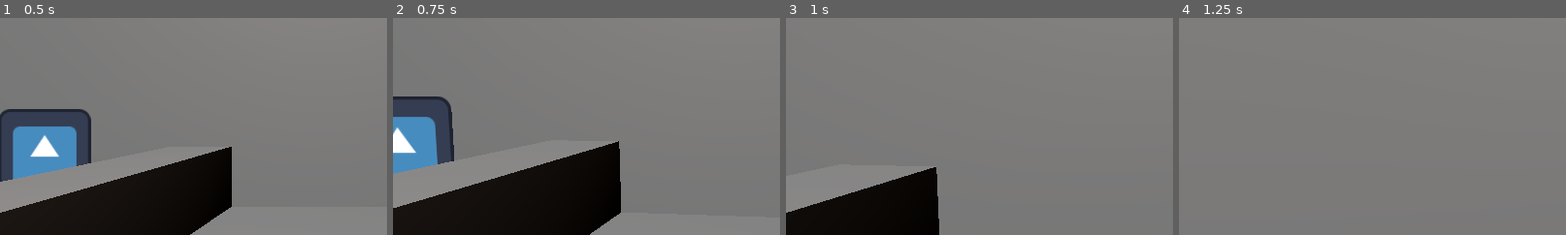
Above: before the commit, frames 1-4 (left to right).
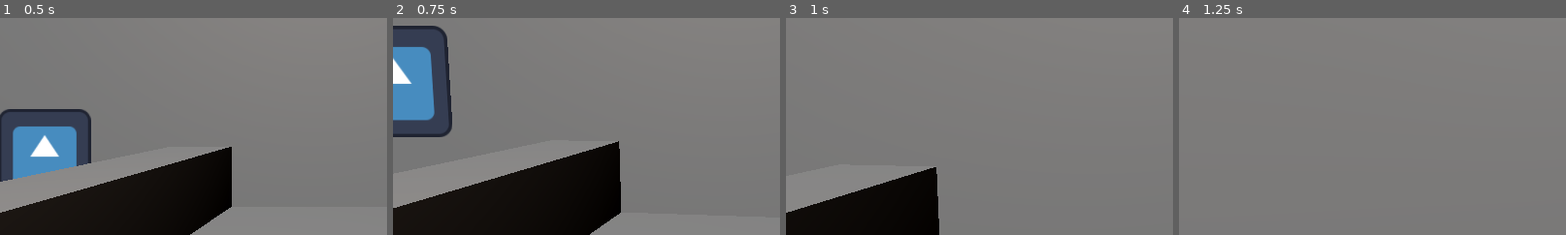
Above: after the commit, the same moments.

Repository: chybby/ldjam51
Game: Godot game, scene res://scenes/Game.tscn
Two runs of this game, one before a commit and one after it. Both use one fixed random seed, a clock stepped at 60 frames per second and the inputs below. The engine's default icon, where the game draws it, is replaced by a stand-in: a white triangle on a blue panel in a dark square.
Inputs (mouse positions are % of the whole screen's width and height, from its top left):
- Up to frame 1 (0.5 s): no input
- Up to frame 2 (0.75 s): tap Enter (ui_accept) at 0.5, 0.6 s; move the mouse to (49, 52) at 0.52 s; hold W (move_forward) from 0.53 s (still down)
- Up to frame 3 (1 s): keep holding W (move_forward); tap Enter (ui_accept) at 0.77 s
- Up to frame 4 (1.25 s): keep holding W (move_forward); tap Enter (ui_accept) at 1.07 s
The pictures show only the part of the screen within x 0-50%, y 31-81%; the shares and areas given below are measured in that part.

Frame 1 is identical in both runs. In frame 2, 8.9% of the frame differs, in the area x 0-16%, y 3-72%; in frame 3, nothing differs; in frame 4, nothing differs.

Commit message:
basic customer spawner

Diff:
--- a/scenes/Cafe.tscn
+++ b/scenes/Cafe.tscn
@@ -41,6 +41,20 @@
 
 [sub_resource type="PlaneMesh" id="PlaneMesh_7ha3h"]
 size = Vector2(10, 5)
+
+[sub_resource type="Curve3D" id="Curve3D_k1mva"]
+_data = {
+"points": PackedVector3Array(0, 0, 0, 0, 0, 0, -2.47678, 0.467091, -4.04601, 0, 0, 0, 0, 0, 0, -2.44114, 0.425802, 4.09396, 0, 0, 0, 0, 0, 0, -3.51358, 0.620775, 4.04303, 0, 0, 0, 0, 0, 0, -3.50295, 0.652888, -3.91613, 0, 0, 0, 0, 0, 0, -4.51651, 0.836391, -3.78595, 0, 0, 0, 0, 0, 0, -4.52381, 0.804278, 4.03207),
+"tilts": PackedFloat32Array(0, 0, 0, 0, 0, 0)
+}
+point_count = 6
+
+[sub_resource type="StandardMaterial3D" id="StandardMaterial3D_1bwpc"]
+albedo_color = Color(0.607843, 0.403922, 0.235294, 1)
+
+[sub_resource type="BoxMesh" id="BoxMesh_lu3xc"]
+material = SubResource("StandardMaterial3D_1bwpc")
+size = Vector3(2, 3, 0.5)
 
 [node name="Cafe" type="Node3D"]
 
@@ -126,3 +140,13 @@
 transform = Transform3D(1, 0, 0, 0, 1, 0, 0, 0, 1, 0, 4.80693, 0)
 light_color = Color(1, 0.870588, 0.776471, 1)
 omni_range = 7.87653
+
+[node name="CustomerLinePath" type="Path3D" parent="."]
+curve = SubResource("Curve3D_k1mva")
+
+[node name="Door" type="Node3D" parent="."]
+transform = Transform3D(1, 0, 0, 0, 1, 0, 0, 0, 1, -13.7717, 2.38419e-07, 4.65307)
+
+[node name="MeshInstance3d" type="MeshInstance3D" parent="Door"]
+transform = Transform3D(1, 0, 0, 0, 1, 0, 0, 0, 1, 0, 1.5, 0)
+mesh = SubResource("BoxMesh_lu3xc")
--- /dev/null
+++ b/scenes/Customer.gd
@@ -0,0 +1,53 @@
+extends CharacterBody3D
+
+enum {
+	LINE_UP,
+	WAIT,
+	IMPATIENT,
+	ANGRY,
+	LEAVE_ANGRY,
+	LEAVE
+}
+
+var state = LINE_UP
+
+@onready var ap = $CustomerAnimationPlayer
+
+func _ready():
+	pass
+
+func _process(delta):
+	match state:
+		WAIT:
+			ap.play("Wait")
+
+const SPEED = 5.0
+const JUMP_VELOCITY = 4.5
+
+# Get the gravity from the project settings to be synced with RigidBody nodes.
+var gravity = ProjectSettings.get_setting("physics/3d/default_gravity")
+
+func initialize(start_position):
+	transform.origin = start_position
+
+func _physics_process(delta):
+	# Add the gravity.
+	if not is_on_floor():
+		velocity.y -= gravity * delta
+
+	# Handle Jump.
+	if Input.is_action_just_pressed("ui_accept") and is_on_floor():
+		velocity.y = JUMP_VELOCITY
+
+	# Get the input direction and handle the movement/deceleration.
+	# As good practice, you should replace UI actions with custom gameplay actions.
+	var input_dir = Input.get_vector("ui_left", "ui_right", "ui_up", "ui_down")
+	var direction = (transform.basis * Vector3(input_dir.x, 0, input_dir.y)).normalized()
+	if direction:
+		velocity.x = direction.x * SPEED
+		velocity.z = direction.z * SPEED
+	else:
+		velocity.x = move_toward(velocity.x, 0, SPEED)
+		velocity.z = move_toward(velocity.z, 0, SPEED)
+
+	move_and_slide()
--- a/scenes/Customer.tscn
+++ b/scenes/Customer.tscn
@@ -1,10 +1,12 @@
-[gd_scene load_steps=3 format=3 uid="uid://cr33lnn25ik5q"]
+[gd_scene load_steps=4 format=3 uid="uid://cr33lnn25ik5q"]
 
 [ext_resource type="Texture2D" uid="uid://bawxmlpjvwt8t" path="res://assets/icon.svg" id="1_gon5j"]
+[ext_resource type="Script" path="res://scenes/Customer.gd" id="1_vr6f5"]
 
 [sub_resource type="CapsuleShape3D" id="CapsuleShape3D_b0tom"]
 
 [node name="Customer" type="CharacterBody3D"]
+script = ExtResource("1_vr6f5")
 
 [node name="Collision" type="CollisionShape3D" parent="."]
 transform = Transform3D(1, 0, 0, 0, 1, 0, 0, 0, 1, 0, 1, 0)
@@ -14,3 +16,7 @@
 transform = Transform3D(1, 0, 0, 0, 1, 0, 0, 0, 1, 0, 1, 0)
 billboard = 2
 texture = ExtResource("1_gon5j")
+
+[node name="CustomerAnimationPlayer" type="AnimationPlayer" parent="."]
+
+[node name="Timer" type="Timer" parent="."]
--- /dev/null
+++ b/scenes/Game.gd
@@ -0,0 +1,26 @@
+extends Node
+
+@export var customer_scene: PackedScene
+
+var spawnLocation
+
+# Called when the node enters the scene tree for the first time.
+func _ready():
+	pass # Replace with function body.
+
+
+# Called every frame. 'delta' is the elapsed time since the previous frame.
+func _process(delta):
+	pass
+
+
+func _on_customer_spawn_timer_timeout():
+	if spawnLocation == null:
+		spawnLocation = get_node("Cafe/Door")
+
+	print(spawnLocation.global_transform.origin)
+
+	var customer = customer_scene.instantiate()
+	customer.initialize(spawnLocation.global_transform.origin)
+
+	add_child(customer)
--- a/scenes/Game.tscn
+++ b/scenes/Game.tscn
@@ -1,12 +1,15 @@
-[gd_scene load_steps=6 format=3 uid="uid://bsd8651cvyq1b"]
+[gd_scene load_steps=7 format=3 uid="uid://bsd8651cvyq1b"]
 
 [ext_resource type="PackedScene" uid="uid://r4ni5b7ycshx" path="res://scenes/Cafe.tscn" id="1_ku7od"]
-[ext_resource type="PackedScene" uid="uid://comky0wfym7dc" path="res://scenes/Character.tscn" id="2_sh1jv"]
+[ext_resource type="Script" path="res://scenes/Game.gd" id="1_mee47"]
+[ext_resource type="PackedScene" uid="uid://dgb5kxn1bm422" path="res://scenes/Character.tscn" id="2_sh1jv"]
 [ext_resource type="PackedScene" uid="uid://cr33lnn25ik5q" path="res://scenes/Customer.tscn" id="3_c1p0b"]
-[ext_resource type="PackedScene" uid="uid://7gmwq8oshvws" path="res://scenes/Machine.tscn" id="4_e2mp6"]
-[ext_resource type="PackedScene" uid="uid://bktqcrfi4u1gn" path="res://scenes/HUD.tscn" id="6_q364h"]
+[ext_resource type="PackedScene" path="res://scenes/Machine.tscn" id="4_e2mp6"]
+[ext_resource type="PackedScene" path="res://scenes/HUD.tscn" id="6_q364h"]
 
 [node name="Game" type="Node"]
+script = ExtResource("1_mee47")
+customer_scene = ExtResource("3_c1p0b")
 
 [node name="Cafe" parent="." instance=ExtResource("1_ku7od")]
 
@@ -20,3 +23,10 @@
 transform = Transform3D(1, 0, 0, 0, 1, 0, 0, 0, 1, -1.47334, 1, 0)
 
 [node name="HUD" parent="." instance=ExtResource("6_q364h")]
+
+[node name="CustomerSpawnTimer" type="Timer" parent="."]
+wait_time = 10.0
+autostart = true
+
+[connection signal="timeout" from="CustomerSpawnTimer" to="." method="_on_character_spawn_timer_timeout"]
+[connection signal="timeout" from="CustomerSpawnTimer" to="." method="_on_customer_spawn_timer_timeout"]
--- a/scripts/Character.gd
+++ b/scripts/Character.gd
@@ -9,32 +9,35 @@
 
 # Called when the node enters the scene tree for the first time.
 func _ready():
-    Input.mouse_mode = Input.MOUSE_MODE_CAPTURED
+	Input.mouse_mode = Input.MOUSE_MODE_CAPTURED
 
 
 # Called every physics frame. 'delta' is the elapsed time since the previous frame.
 func _physics_process(delta):
-    velocity = Vector3.ZERO
+	velocity = Vector3.ZERO
 
-    var direction = Vector3.ZERO
-    if Input.is_action_pressed("move_forward"):
-        direction += Vector3.FORWARD
-    if Input.is_action_pressed("move_backward"):
-        direction += Vector3.BACK
-    if Input.is_action_pressed("move_left"):
-        direction += Vector3.LEFT
-    if Input.is_action_pressed("move_right"):
-        direction += Vector3.RIGHT
+	var direction = Vector3.ZERO
+	if Input.is_action_pressed("move_forward"):
+		direction += Vector3.FORWARD
+	if Input.is_action_pressed("move_backward"):
+		direction += Vector3.BACK
+	if Input.is_action_pressed("move_left"):
+		direction += Vector3.LEFT
+	if Input.is_action_pressed("move_right"):
+		direction += Vector3.RIGHT
 
-    velocity = direction.normalized() * speed
-    velocity = velocity.rotated(Vector3.UP, rotation.y)
+	velocity = direction.normalized() * speed
+	velocity = velocity.rotated(Vector3.UP, rotation.y)
 
-    move_and_slide()
+	move_and_slide()
 
 
 func _input(event):
-    if event is InputEventMouseMotion:
-        var movement = event.relative
-        camera.rotation.x -= movement.y * mouse_sensitivity
-        camera.rotation.x = clamp(camera.rotation.x, -PI/2, PI/2)
-        rotation.y -= movement.x * mouse_sensitivity
+	if event is InputEventMouseMotion:
+		var movement = event.relative
+		camera.rotation.x -= movement.y * mouse_sensitivity
+		camera.rotation.x = clamp(camera.rotation.x, -PI/2, PI/2)
+		rotation.y -= movement.x * mouse_sensitivity
+
+func _on_customer_timer_timeout():
+	pass # Replace with function body.
Not shown: 1 places in resources/theme.tres that only renumber resources
Not shown: 1 places in scenes/Cafe.tscn that only renumber resources
